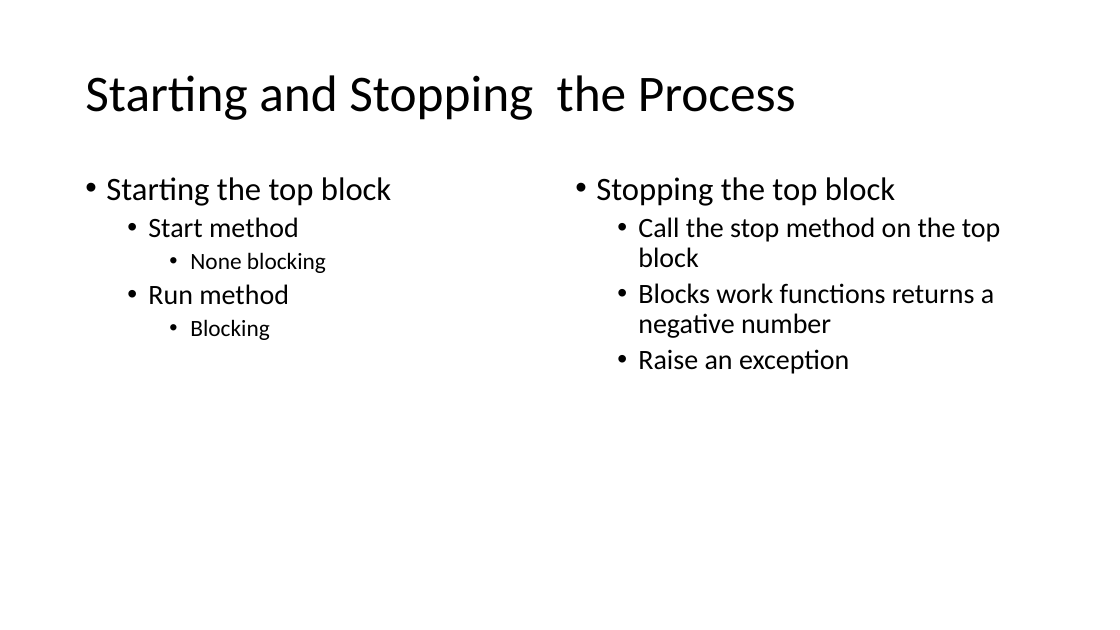
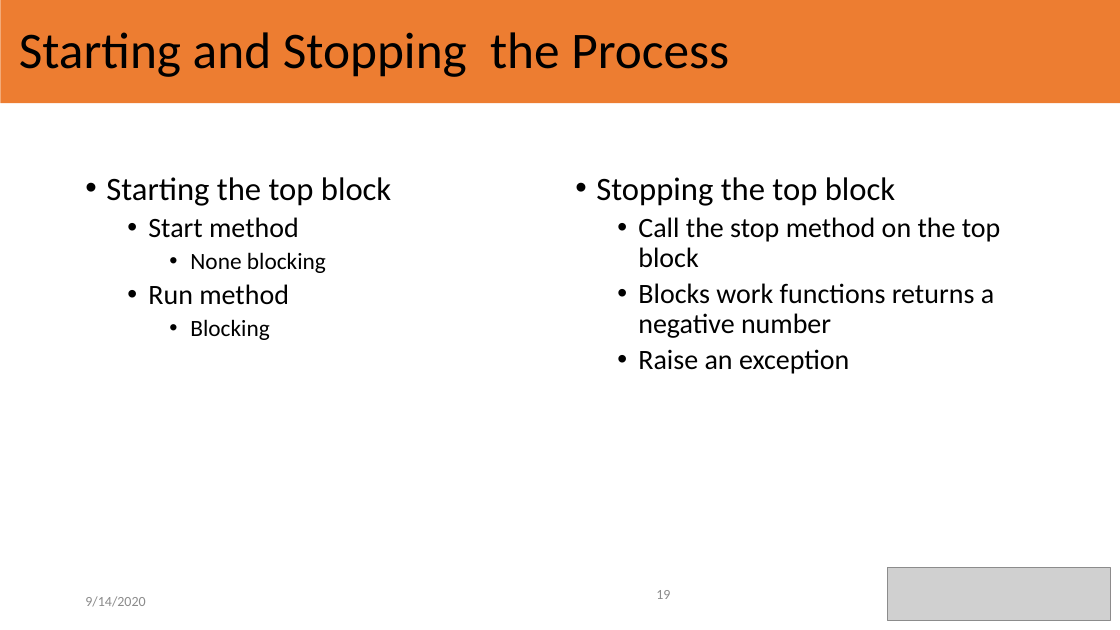
Before and after one commit to TheWylieStCoyote/writing_GNURadio_blocks_python, a slide deck: slide 19 of Presentation_workshop.pptx. Drawn at 1120x630 pixels with LibreOffice and Linux fonts; fonts in the diff are those of the drawing; grey boxes stand for pictures. Boxes give left, top, right and bottom in pixels: in the first picture for what was removed or moved away, otherwise in the second. Text is boxed around its words. In the diff, an @@ line names an element or a change of style, - is before the commit and + after.

```diff
--- a/Presentation_workshop.pptx
+++ b/Presentation_workshop.pptx
@@ rectangle added at box(1, 0, 1120, 103), fill #ED7D31 @@
@@ title "Starting and Stopping the Process": place and size @@
-title "Starting and Stopping the Process" at box(85, 75, 796, 120)
+title "Starting and Stopping the Process" at box(19, 32, 729, 77)
@@ picture added at box(887, 567, 1110, 621) @@
@@ text added at box(85, 596, 145, 607), 12 pt, text #8C8C8C @@
+9/14/2020
@@ page number added at box(656, 590, 670, 599), 12 pt, text #8C8C8C @@
+19
```
Also in this commit, not shown: 27 other slides changed, 1 other file.
